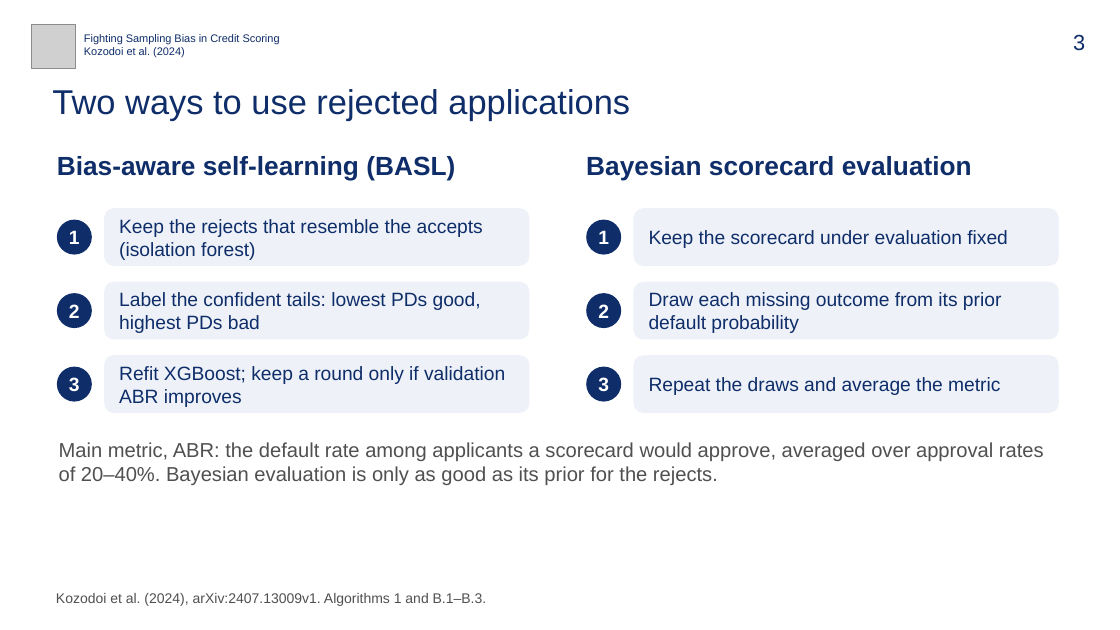
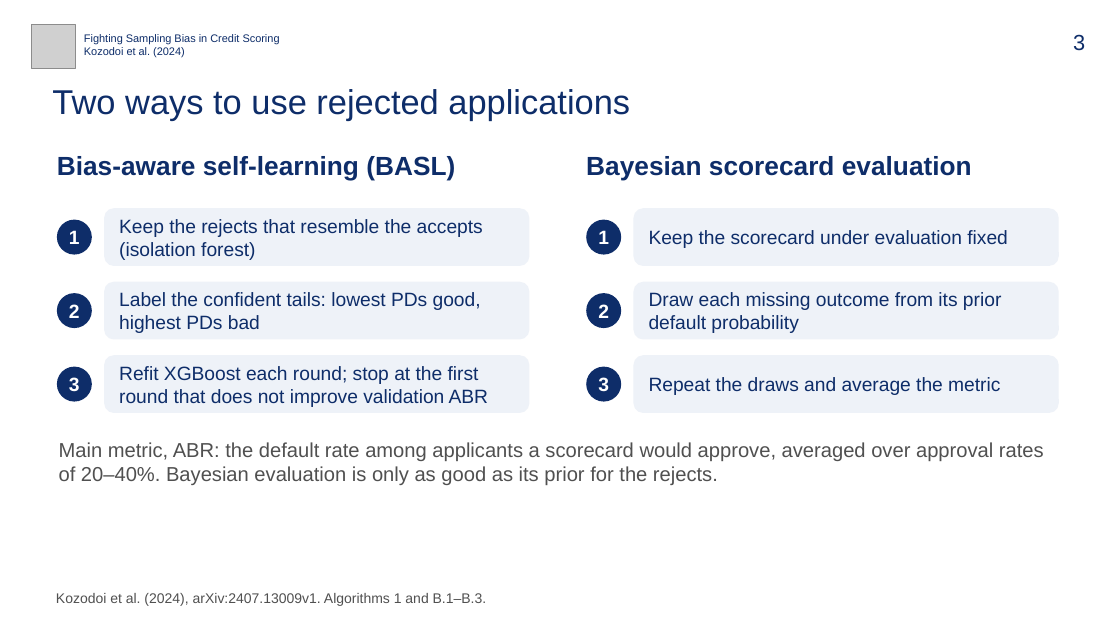
Before and after one commit to bigpurota/paper11, a slide deck: slide 3 of slides/paper11.pptx. Drawn at 1120x630 pixels with LibreOffice and Linux fonts; fonts in the diff are those of the drawing; grey boxes stand for pictures. Boxes give left, top, right and bottom in pixels: in the first picture for what was removed or moved away, otherwise in the second. Text is boxed around its words. In the diff, an @@ line names an element or a change of style, - is before the commit and + after.

```diff
--- a/slides/paper11.pptx
+++ b/slides/paper11.pptx
@@ text in rounded rectangle at (119, 366, 488, 407): text changed @@
-Refit XGBoost; keep a round only if validation ABR improves
+Refit XGBoost each round; stop at the first round that does not improve validation ABR
```
Also in this commit, not shown: 1 other slide changed, 17 other files.
